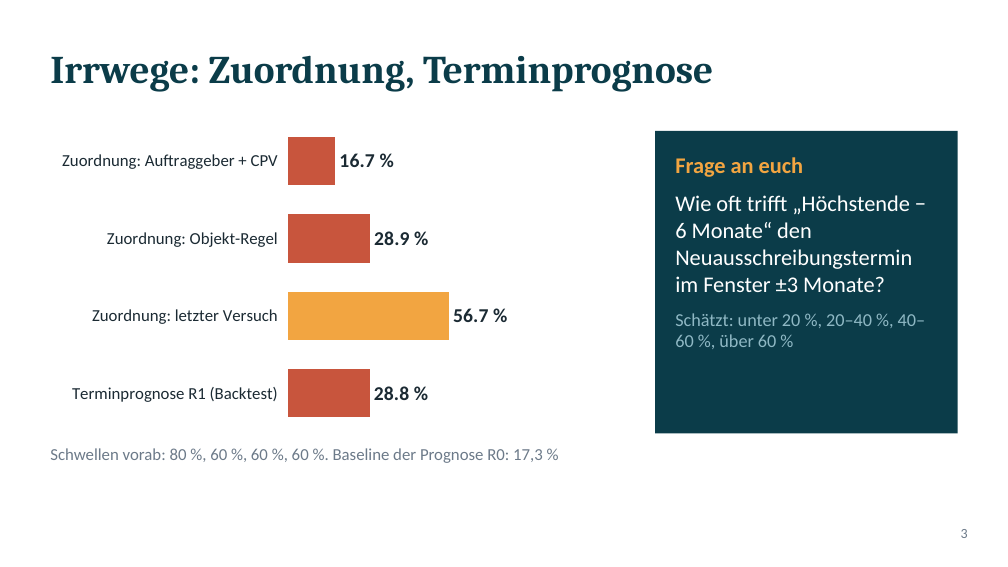
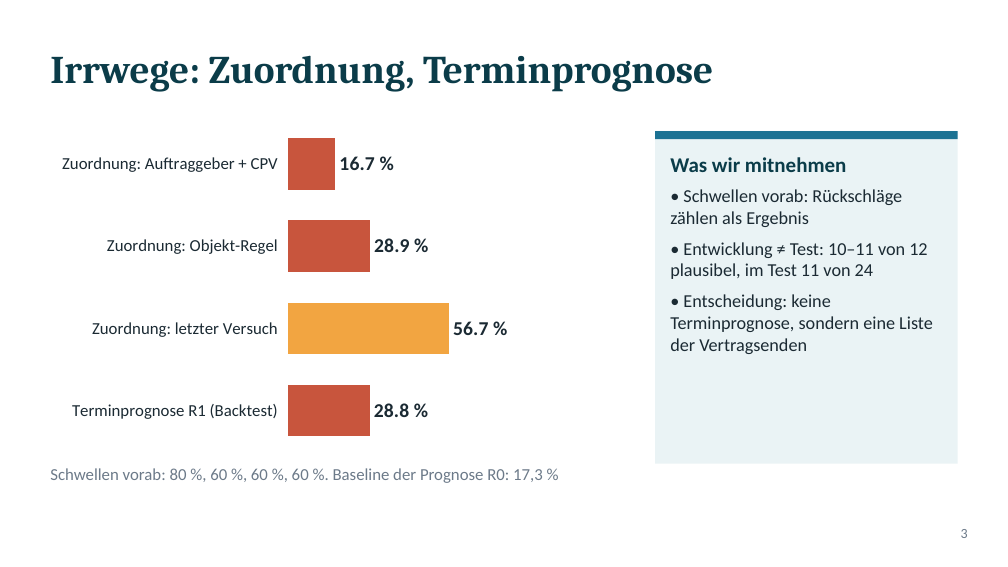
Before and after one commit to ludwigrichthammer9-web/vergabe_radar, a slide deck: slide 3 of docs/vortrag/vortrag_vergabe_radar.pptx. Drawn at 1008x567 pixels with LibreOffice and Linux fonts; fonts in the diff are those of the drawing. Boxes give left, top, right and bottom in pixels: in the first picture for what was removed or moved away, otherwise in the second. Text is boxed around its words. In the diff, an @@ line names an element or a change of style, - is before the commit and + after.

```diff
--- a/docs/vortrag/vortrag_vergabe_radar.pptx
+++ b/docs/vortrag/vortrag_vergabe_radar.pptx
@@ bar chart: place and size @@
-bar chart at (50, 116, 635, 438)
+bar chart at (50, 116, 635, 459)
@@ rectangle: place and size @@
-rectangle at (655, 131, 958, 433)
+rectangle at (655, 131, 958, 464)
@@ rectangle at (655, 131, 958, 464): fill #0B3C49 to #EAF3F5 @@
@@ rectangle added at (655, 131, 958, 139), fill #1C7293 @@
@@ text added at (670, 157, 933, 354), 13 pt, text #1B2A33 @@
+Was wir mitnehmen
+• Schwellen vorab: Rückschläge zählen als Ergebnis
+• Entwicklung ≠ Test: 10–11 von 12 plausibel, im Test 11 von 24
+• Entscheidung: keine Terminprognose, sondern eine Liste der Vertragsenden
@@ text removed at (675, 195, 926, 347) @@
-Frage an euch
-Wie oft trifft „Höchstende − 6 Monate“ den Neuausschreibungstermin im Fenster ±3 Monate?
-Schätzt: unter 20 %, 20–40 %, 40–60 %, über 60 %
@@ text "Schwellen vorab: 80 %, 60 ...": place and size @@
-text "Schwellen vorab: 80 %, 60 ..." at (50, 448, 543, 463)
+text "Schwellen vorab: 80 %, 60 ..." at (50, 468, 543, 483)
```
Also in this commit, not shown: 7 other slides changed, 3 slides added, 3 slides removed, 1 other file.
